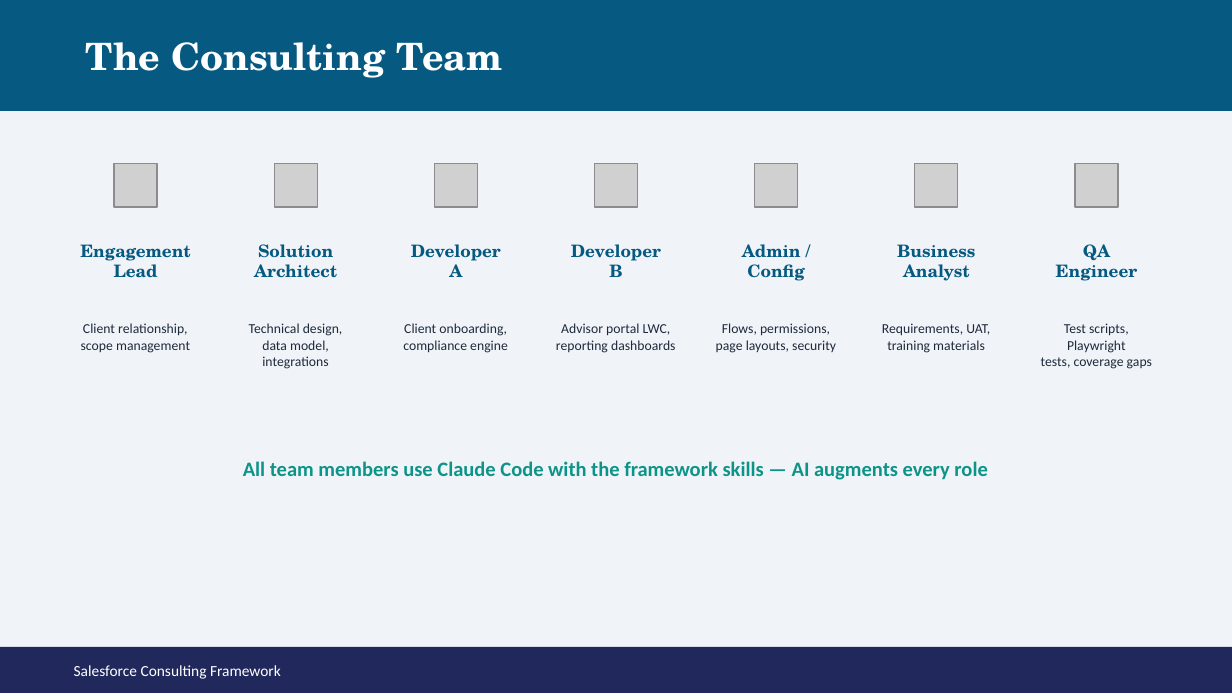
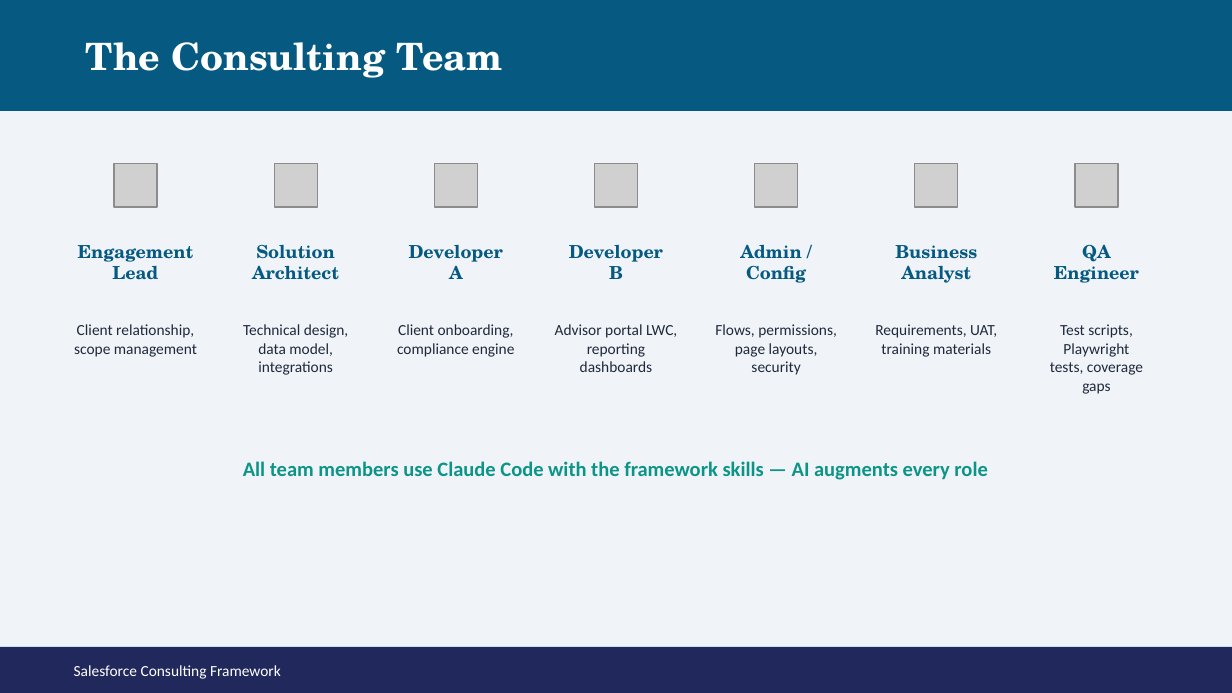
Before and after one commit to Mar5929/sf-consulting-framework, a slide deck: slide 25 of reference/salesforce-consulting-frameworkV2.pptx (slide 22 before the commit). Drawn at 1232x693 pixels with LibreOffice and Linux fonts; fonts in the diff are those of the drawing; grey boxes stand for pictures. Boxes give left, top, right and bottom in pixels: in the first picture for what was removed or moved away, otherwise in the second. Text is boxed around its words. In the diff, an @@ line names an element or a change of style, - is before the commit and + after.

Commit message:
feat: Enhance Salesforce Framework with Sprint Workflow and Development Skills
- Added new skills for listing projects and issues in settings.local.json.
- Introduced a new Sprint Workflow card in index.html for persona-based application flows.
- Updated Salesforce Consulting Framework presentation with new content.
- Revised the Salesforce Architect & Solutioning skill documentation for clarity and accuracy.
- Created a new JavaScript data file for Sprint Workflow persona flows.
- Implemented a new HTML file for Sprint Workflow visualization.
- Established a new skill for Salesforce Development, detailing implementation processes and best practices.

```diff
--- a/reference/salesforce-consulting-frameworkV2.pptx
+++ b/reference/salesforce-consulting-frameworkV2.pptx
@@ size 10 to 10.5 pt in 7 elements at (78, 245, 194, 280), (252, 245, 339, 280), (409, 245, 503, 279), (569, 245, 663, 279), (740, 244, 806, 283), (895, 245, 977, 283), (1054, 244, 1139, 283) @@
@@ size 8 to 9 pt in 7 elements at (74, 324, 197, 357), (243, 324, 348, 375), (397, 324, 514, 357), (555, 324, 677, 372), (715, 324, 837, 375), (875, 324, 997, 357), (1050, 324, 1143, 394) @@
```
Also in this commit, not shown: 5 other slides changed, 3 slides added, 6 other files.
